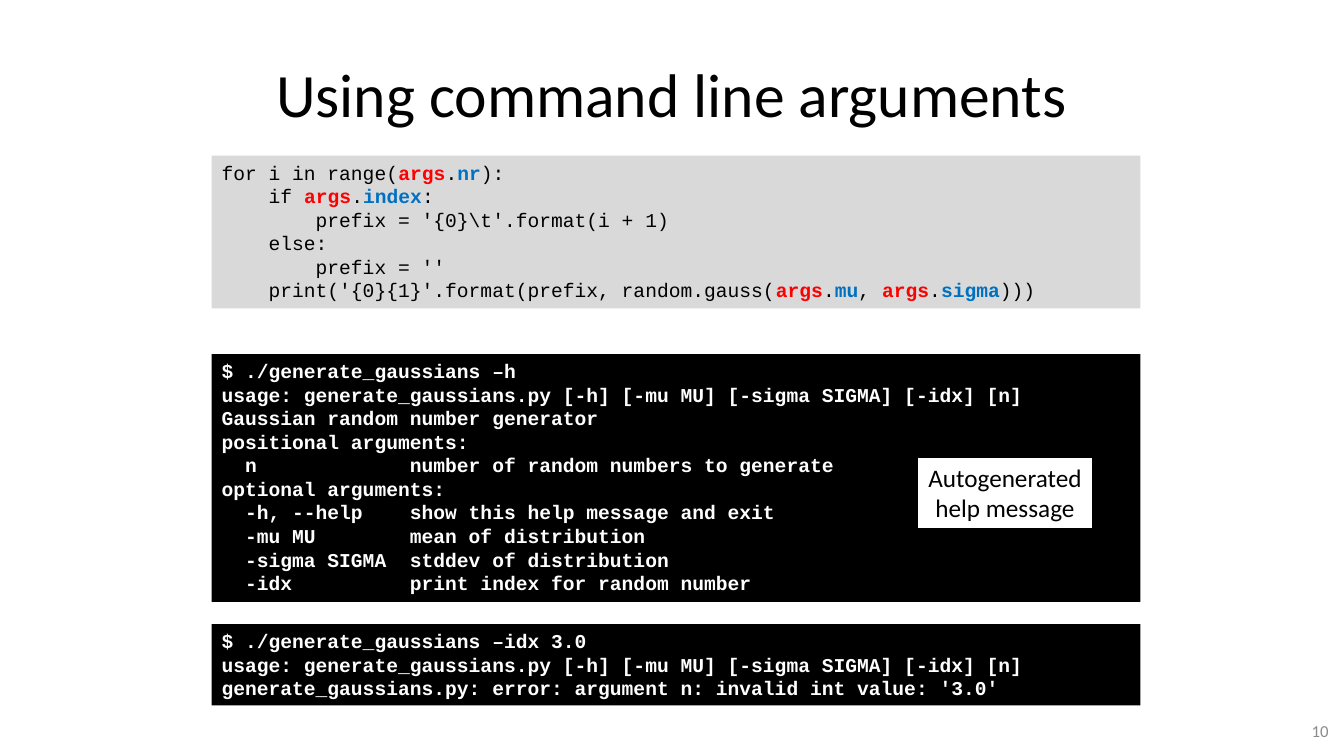
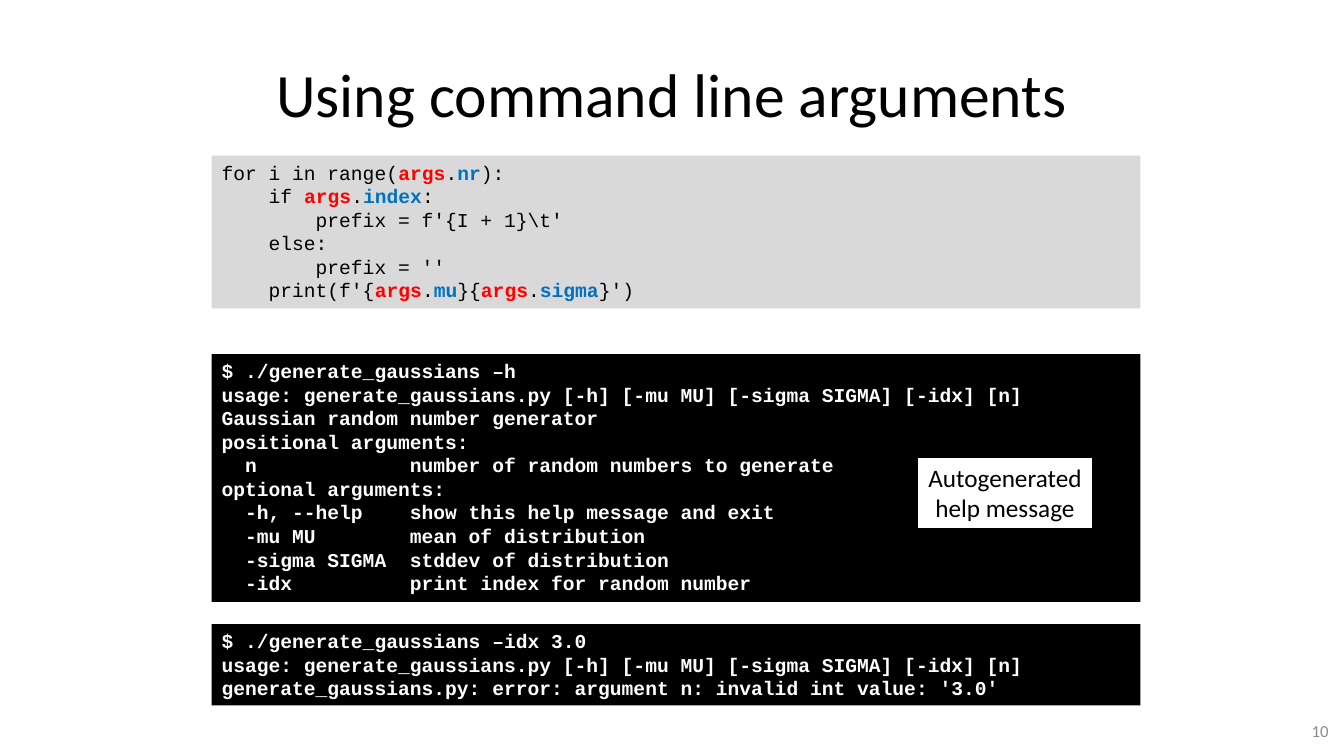
Before and after one commit to gjbex/Python-for-systems-programming, a slide deck: slide 10 of python_for_systems_programming.pptx. Drawn at 1344x756 pixels with LibreOffice and Linux fonts; fonts in the diff are those of the drawing. Boxes give left, top, right and bottom in pixels: in the first picture for what was removed or moved away, otherwise in the second. Text is boxed around its words. In the diff, an @@ line names an element or a change of style, - is before the commit and + after.

Commit message:
Update slides
* fix URL for recent version of Python
* use f-strings rather than format method

```diff
--- a/python_for_systems_programming.pptx
+++ b/python_for_systems_programming.pptx
@@ text in rectangle at (316,213,563,231): text changed @@
-prefix = '{0}\t'.format(i + 1)
+prefix = f'{I + 1}\t'
@@ text in rectangle at (269,284,635,301): text changed @@
-print('{0}{1}'.format(prefix, random.gauss(args.mu, args.sigma)))
+print(f'{args.mu}{args.sigma}')
```
Also in this commit, not shown: 6 other slides changed.
